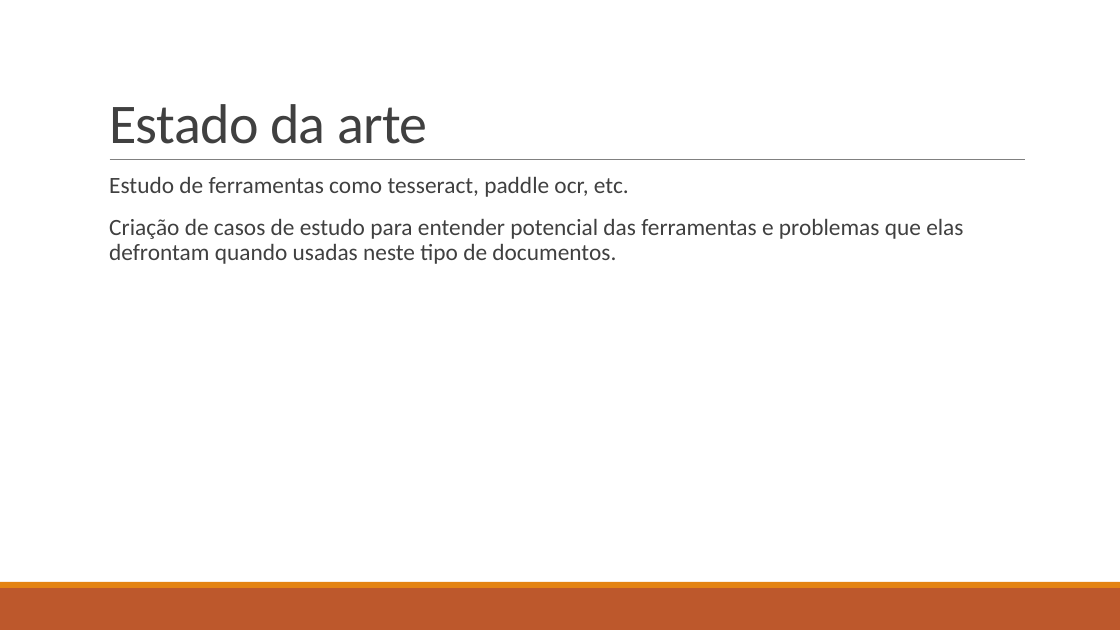
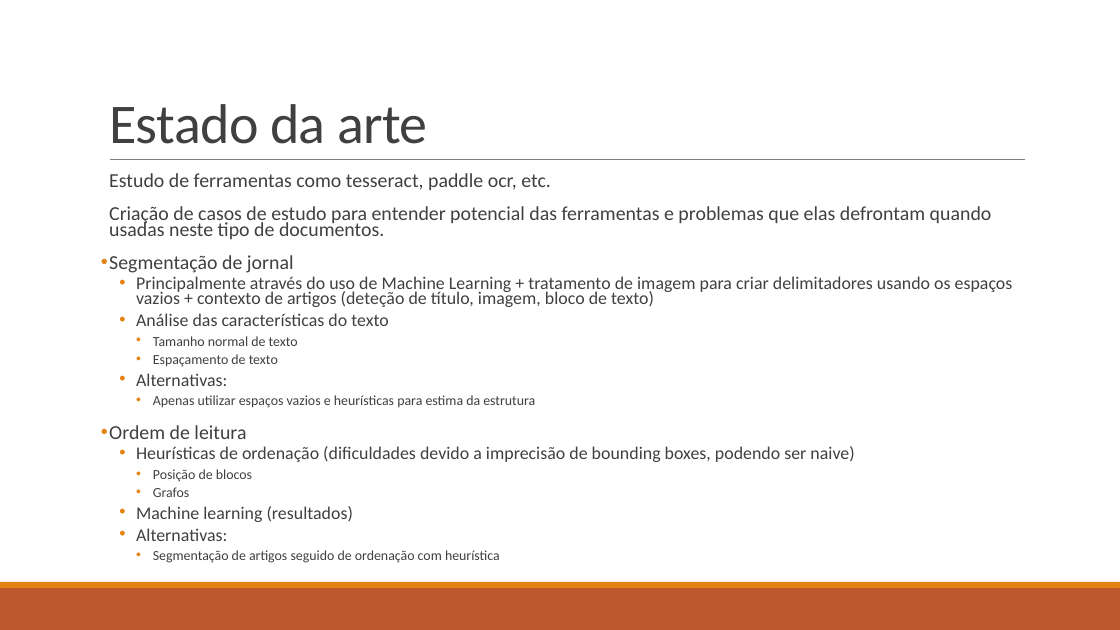
Before and after one commit to brazafonso/OCR-old_documents, a slide deck: slide 4 of docs/tese/apresentacao.pptx. Drawn at 1120x630 pixels with LibreOffice and Linux fonts; fonts in the diff are those of the drawing. Boxes give left, top, right and bottom in pixels: in the first picture for what was removed or moved away, otherwise in the second. Text is boxed around its words. In the diff, an @@ line names an element or a change of style, - is before the commit and + after.

```diff
--- a/docs/tese/apresentacao.pptx
+++ b/docs/tese/apresentacao.pptx
@@ text at [109,173,992,239]: size 20 to 17 pt in "Estudo de ferramentas como tesseract, paddle ocr, ...", "Criação de casos de estudo para entender ..."; line spacing 0.9 to 0.7 @@
@@ text at [109,255,1013,563]: paragraphs added @@
+• Segmentação de jornal
+  • Principalmente através do uso de Machine Learning + tratamento de imagem para criar delimitadores usando os espaços vazios + contexto de artigos (deteção de título, imagem, bloco de texto)
+  • Análise das características do texto
+    • Tamanho normal de texto
+    • Espaçamento de texto
+  • Alternativas:
+    • Apenas utilizar espaços vazios e heurísticas para estima da estrutura
+• Ordem de leitura
+  • Heurísticas de ordenação (dificuldades devido a imprecisão de bounding boxes, podendo ser naive)
+    • Posição de blocos
+    • Grafos
+  • Machine learning (resultados)
+  • Alternativas:
+    • Segmentação de artigos seguido de ordenação com heurística
```
Also in this commit, not shown: 1 other slide changed, 1 slide added, 1 slide removed, 2 other files.
